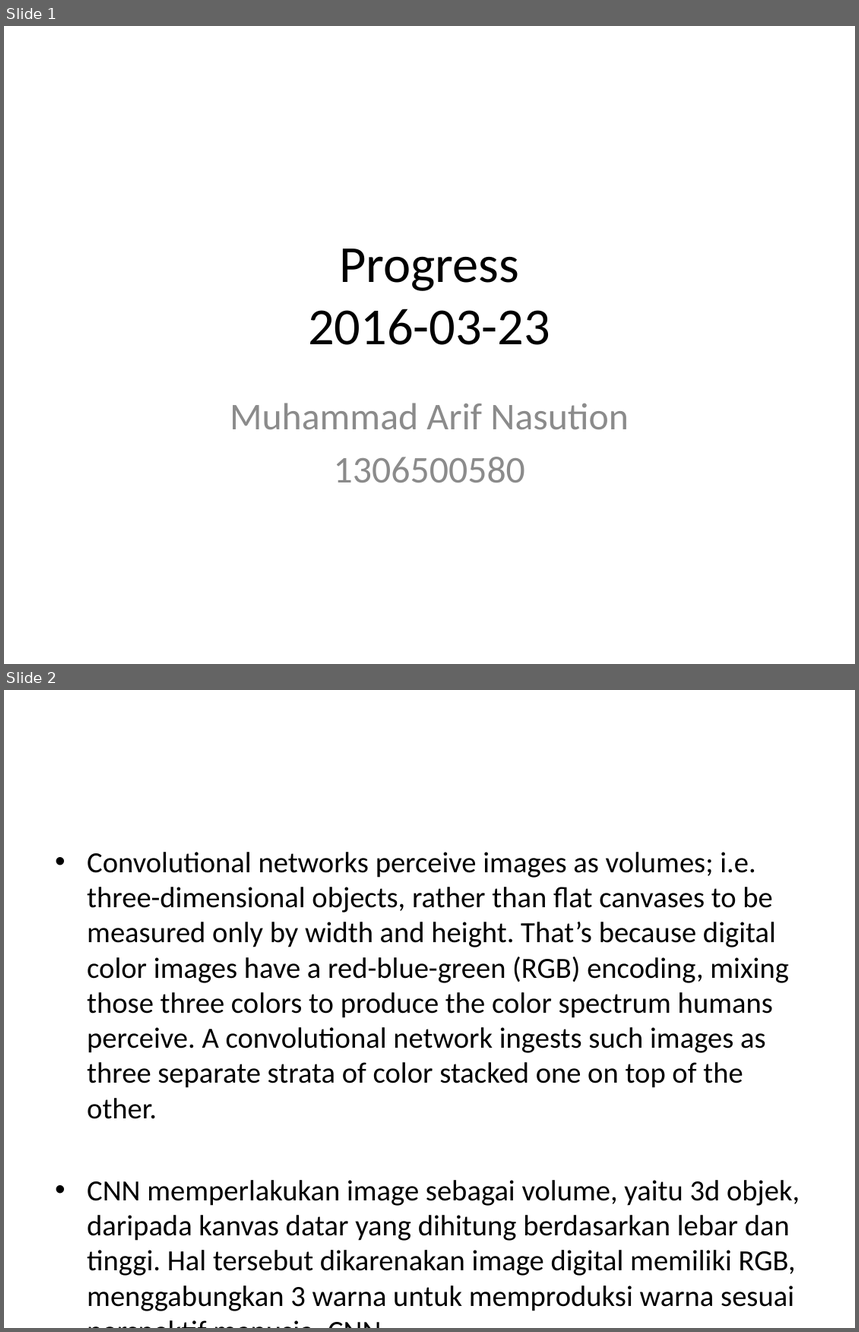
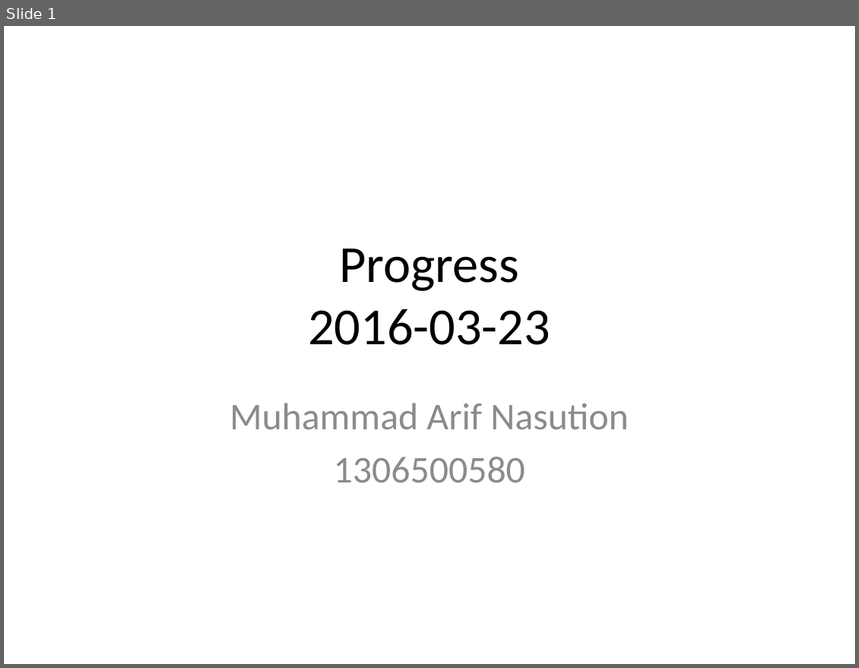
Before and after one commit to marifnst/ThesisDoc, a slide deck: 20160323 progress.pptx. Shown one above the other, each under a label of ours: slides 1 and 2 before the commit, slide 1 after it. The pictures are 859x1332 and 859x668 pixels, drawn with LibreOffice and Linux fonts; fonts in the diff are those of the drawing. Boxes give left, top, right and bottom in pixels: in the first picture for what was removed or moved away, otherwise in the second. Text is boxed around its words. In the diff, an @@ line names an element or a change of style, - is before the commit and + after.

```diff
--- a/20160323 progress.pptx
+++ b/20160323 progress.pptx
@@ slide 2 removed at [4,690,855,1328], background #FFFFFF @@
@@ text removed at [87,852,800,1276] @@
-• Convolutional networks perceive images as volumes; i.e. three-dimensional objects, rather than flat canvases to be measured only by width and height. That’s because digital color images have a red-blue-green (RGB) encoding, mixing those three colors to produce the color spectrum humans perceive. A convolutional network ingests such images as three separate strata of color stacked one on top of the other.
-• CNN memperlakukan image sebagai volume, yaitu 3d objek, daripada kanvas datar yang dihitung berdasarkan lebar dan tinggi. Hal tersebut dikarenakan image digital memiliki RGB, menggabungkan 3 warna untuk memproduksi warna sesuai perspektif manusia. CNN
```
Also in this commit, not shown: 1 slide changed, 3 slides added, 2 other slides removed, 3 other files.
